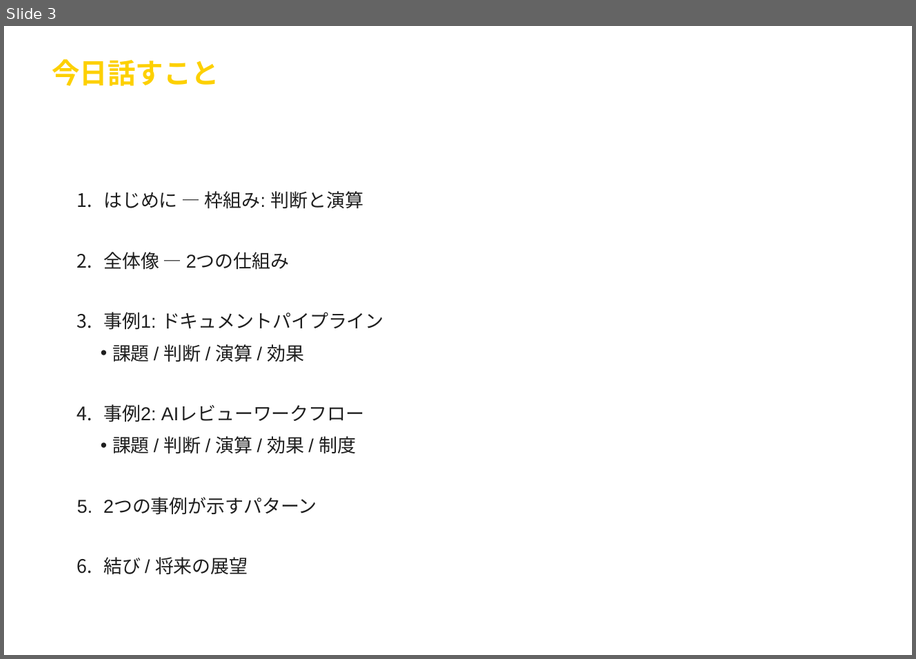
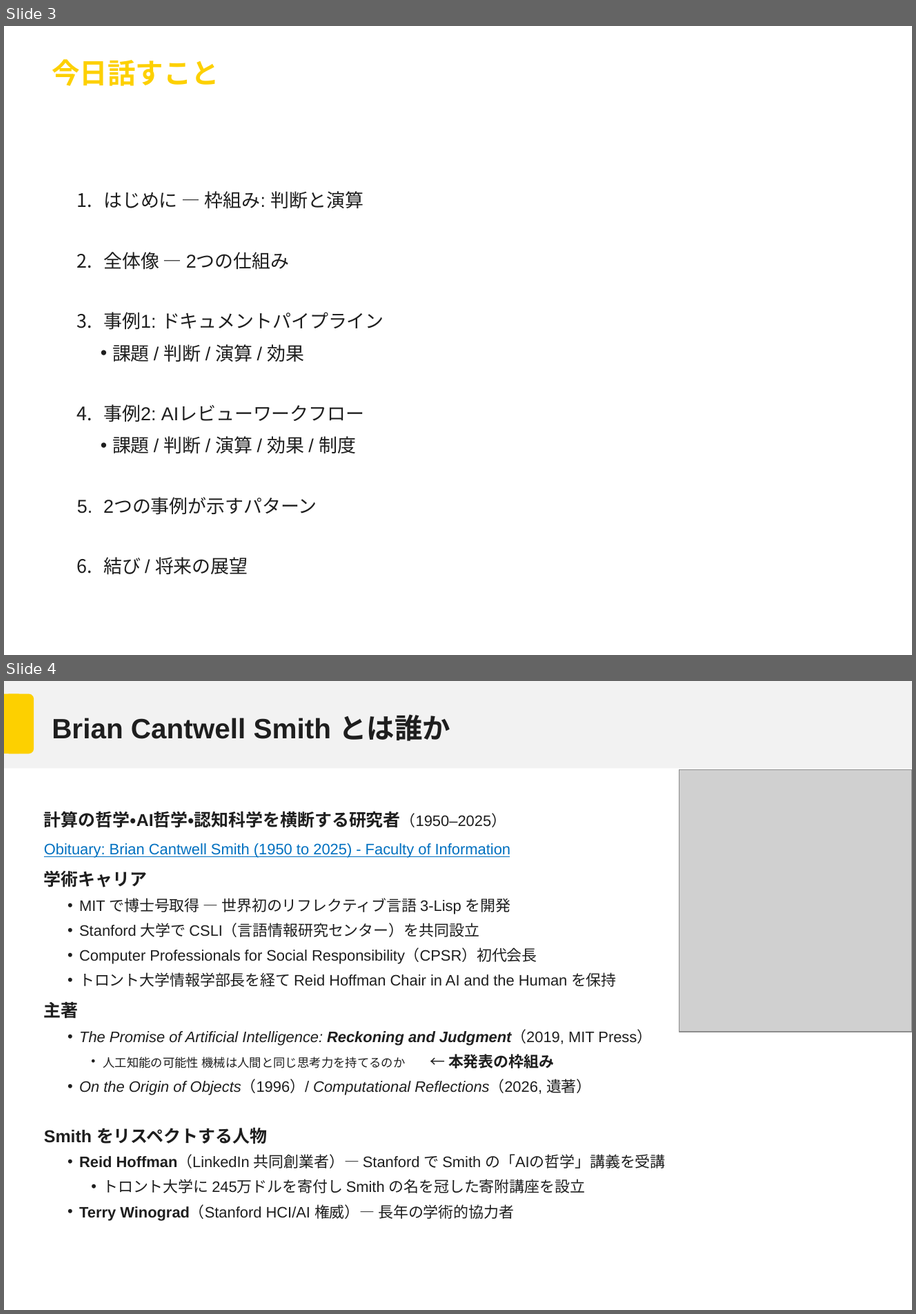
Before and after one commit to Mori-Taiki/Presentation, a slide deck: TechMeeting202604/techmeeting20260406.pptx. Shown one above the other, each under a label of ours: slide 3 before the commit, slides 3 and 4 after it. The pictures are 916x659 and 916x1314 pixels, drawn with LibreOffice and Linux fonts; fonts in the diff are those of the drawing; grey boxes stand for pictures; background and template pictures are left out. Boxes give left, top, right and bottom in pixels: in the first picture for what was removed or moved away, otherwise in the second. Text is boxed around its words. In the diff, an @@ line names an element or a change of style, - is before the commit and + after.

```diff
--- a/TechMeeting202604/techmeeting20260406.pptx
+++ b/TechMeeting202604/techmeeting20260406.pptx
@@ slide 4 added at (4, 681, 912, 1310), background #FFFFFF; not listed: 3 template elements that a slide beside it also shows @@
@@ title added at (52, 714, 450, 741), 24 pt, text #1E1E1E, bold @@
+Brian Cantwell Smith とは誰か
@@ picture added at (679, 770, 912, 1032) @@
@@ text added at (44, 811, 665, 1220), 12.9 pt, text #1E1E1E @@
+計算の哲学・AI哲学・認知科学を横断する研究者（1950–2025）
+Obituary: Brian Cantwell Smith (1950 to 2025) - Faculty of Information
+学術キャリア
+  • MIT で博士号取得 — 世界初のリフレクティブ言語 3-Lisp を開発
+  • Stanford 大学で CSLI（言語情報研究センター）を共同設立
+  • Computer Professionals for Social Responsibility（CPSR）初代会長
+  • トロント大学情報学部長を経て Reid Hoffman Chair in AI and the Human を保持
+主著
+  • The Promise of Artificial Intelligence: Reckoning and Judgment（2019, MIT Press）
+    • 人工知能の可能性 機械は人間と同じ思考力を持てるのか ← 本発表の枠組み
+  • On the Origin of Objects（1996）/ Computational Reflections（2026, 遺著）
+Smith をリスペクトする人物
+  • Reid Hoffman（LinkedIn 共同創業者）— Stanford で Smith の「AIの哲学」講義を受講
+    • トロント大学に 245万ドルを寄付し Smith の名を冠した寄附講座を設立
+  • Terry Winograd（Stanford HCI/AI 権威）— 長年の学術的協力者
```
Also in this commit, not shown: 4 slides changed, 1 other slide added, 3 other files.
